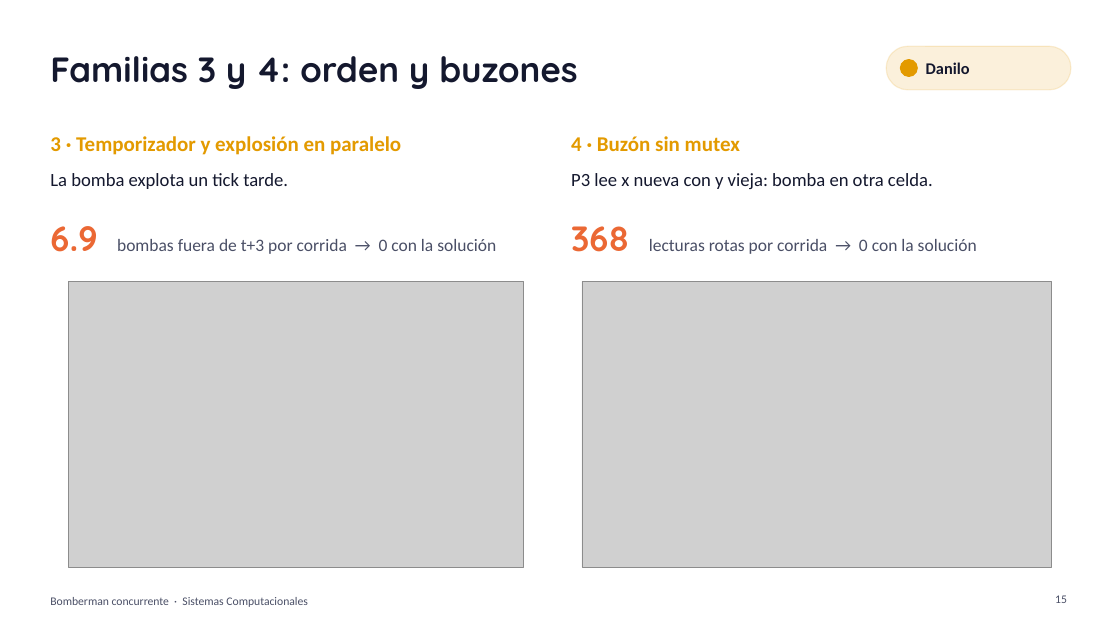
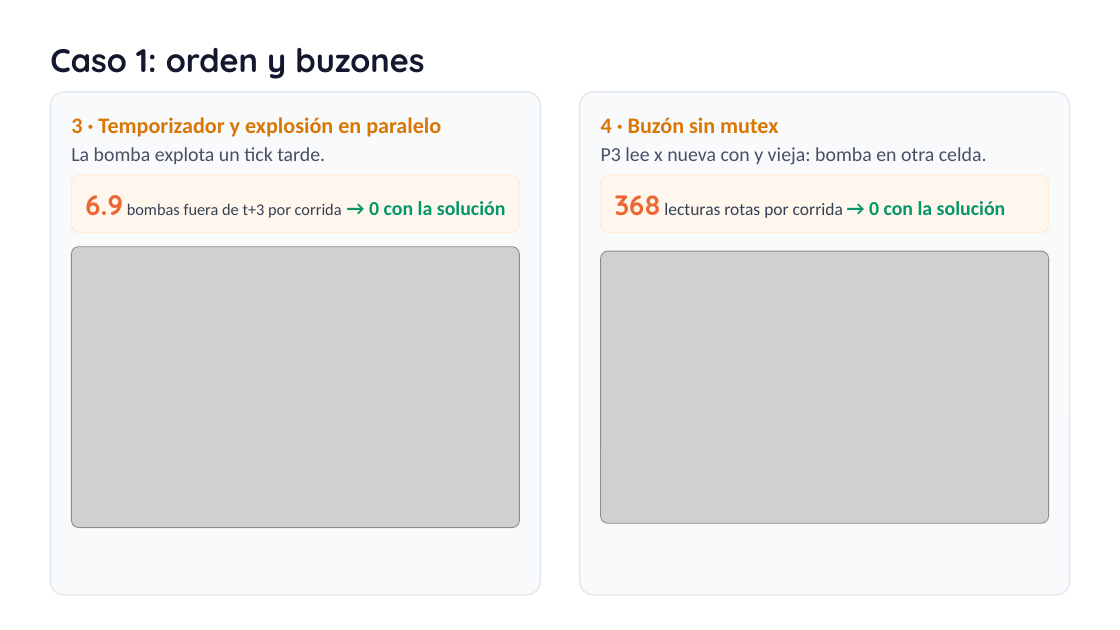
Before and after one commit to JoelxD12O/bomberman-concurrente, a slide deck: slide 14 of docs/presentacion/Bomberman_concurrente.pptx (slide 15 before the commit). Drawn at 1120x630 pixels with LibreOffice and Linux fonts; fonts in the diff are those of the drawing; grey boxes stand for pictures; background and template pictures are left out. Boxes give left, top, right and bottom in pixels: in the first picture for what was removed or moved away, otherwise in the second. Text is boxed around its words. In the diff, an @@ line names an element or a change of style, - is before the commit and + after.

```diff
--- a/docs/presentacion/Bomberman_concurrente.pptx
+++ b/docs/presentacion/Bomberman_concurrente.pptx
@@ title removed at bbox=[50, 56, 577, 89] @@
-Familias 3 y 4: orden y buzones
@@ text added at bbox=[50, 48, 424, 79], 28 pt, text #14182E, bold @@
+Caso 1: orden y buzones
@@ rounded rectangle removed at bbox=[886, 46, 1071, 90] @@
@@ ellipse removed at bbox=[901, 60, 918, 76] @@
@@ text removed at bbox=[926, 62, 970, 74] @@
-Danilo
@@ rounded rectangle added at bbox=[50, 92, 540, 595], fill #F8FAFC, outline #E2E8F0 1.13 pt @@
@@ text "3 · Temporizador y explosión ...": place and size @@
-text "3 · Temporizador y explosión ..." at bbox=[50, 136, 401, 155]
+text "3 · Temporizador y explosión ..." at bbox=[71, 117, 441, 137]
@@ text "3 · Temporizador y explosión ..." at bbox=[71, 117, 441, 137]: size 18 to 19 pt, text colour #E39A00 to #D97706; vertical alignment top to middle @@
@@ rounded rectangle added at bbox=[580, 92, 1070, 595], fill #F8FAFC, outline #E2E8F0 1.13 pt @@
@@ text "4 · Buzón sin mutex" at bbox=[601, 117, 778, 133]: size 18 to 19 pt, text colour #E39A00 to #D97706; vertical alignment top to middle @@
@@ text "4 · Buzón sin mutex": place and size @@
-text "4 · Buzón sin mutex" at bbox=[571, 136, 740, 151]
+text "4 · Buzón sin mutex" at bbox=[601, 117, 778, 133]
@@ text "La bomba explota un tick ...": place and size @@
-text "La bomba explota un tick ..." at bbox=[50, 173, 288, 189]
+text "La bomba explota un tick ..." at bbox=[71, 147, 325, 164]
@@ text "La bomba explota un tick ..." at bbox=[71, 147, 325, 164]: size 16 to 17 pt, text colour #14182E to #4A4F66 @@
@@ text "P3 lee x nueva con ..." at bbox=[601, 147, 987, 165]: size 16 to 17 pt, text colour #14182E to #4A4F66 @@
@@ text "P3 lee x nueva con ...": place and size @@
-text "P3 lee x nueva con ..." at bbox=[571, 173, 933, 189]
+text "P3 lee x nueva con ..." at bbox=[601, 147, 987, 165]
@@ rounded rectangle added at bbox=[71, 175, 519, 233], fill #FFF7ED, outline #FFEDD5 1.13 pt @@
@@ text "6.9 bombas fuera de t+3 ...": place and size @@
-text "6.9 bombas fuera de t+3 ..." at bbox=[50, 226, 496, 254]
+text "6.9 bombas fuera de t+3 ..." at bbox=[85, 195, 506, 218]
@@ text "6.9 bombas fuera de t+3 ..." at bbox=[85, 195, 506, 218]: size 30 to 24 pt in "6.9"; size 15 to 14 pt, text colour #4A4F66 to #334155 in "bombas fuera de t+3 por corrida"; size 15 to 17 pt, text colour #4A4F66 to #059669, bold on in "→ 0 con la solución" @@
@@ rounded rectangle added at bbox=[601, 175, 1049, 233], fill #FFF7ED, outline #FFEDD5 1.13 pt @@
@@ text "368 lecturas rotas por corrida ...": place and size @@
-text "368 lecturas rotas por corrida ..." at bbox=[571, 226, 977, 254]
+text "368 lecturas rotas por corrida ..." at bbox=[615, 195, 1006, 218]
@@ text "368 lecturas rotas por corrida ..." at bbox=[615, 195, 1006, 218]: size 30 to 24 pt in "368"; size 15 to 17 pt, text colour #4A4F66 to #059669, bold on in "→ 0 con la solución"; text colour #4A4F66 to #334155 in "lecturas rotas por corrida" @@
@@ picture: place and size @@
-picture at bbox=[68, 281, 523, 567]
+picture at bbox=[71, 247, 519, 528]
@@ picture: place and size @@
-picture at bbox=[582, 281, 1052, 567]
+picture at bbox=[601, 251, 1049, 523]
@@ text removed at bbox=[50, 597, 308, 607] @@
-Bomberman concurrente · Sistemas Computacionales
@@ page number removed at bbox=[1055, 595, 1067, 603] @@
-15
```
Also in this commit, not shown: 15 other slides changed, 9 slides added, 3 slides removed, 1 other file.
